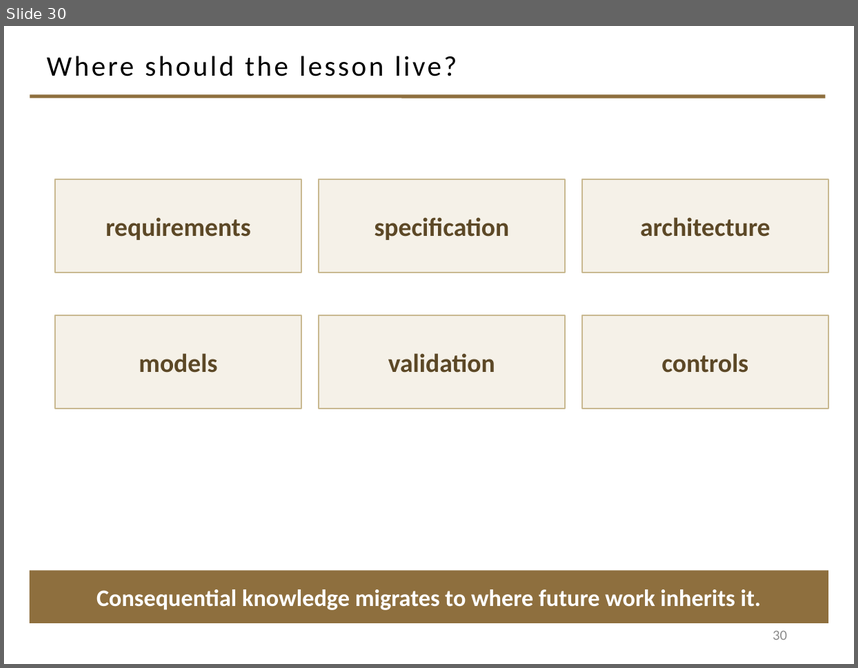
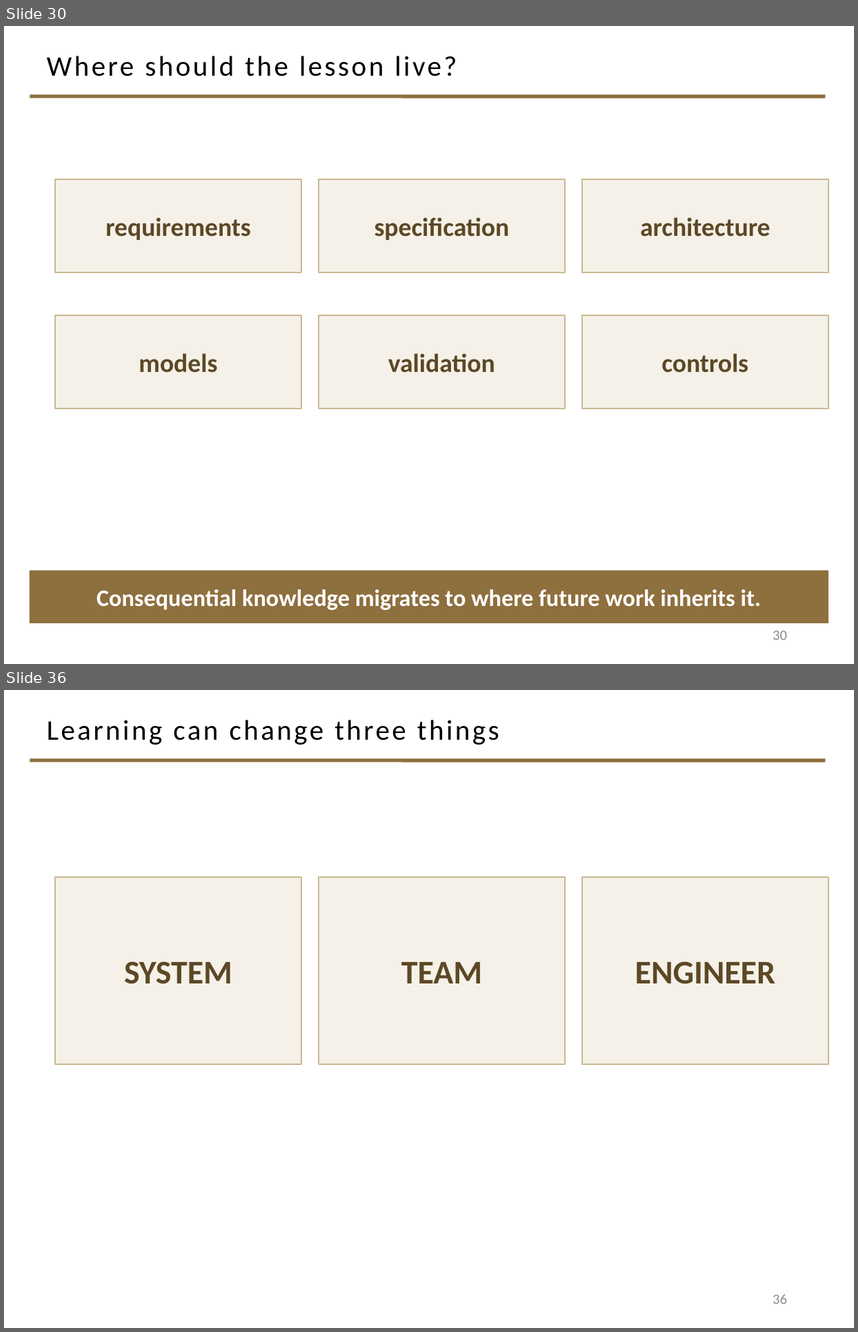
Before and after one commit to davisjam/model-based-agentic-software-engineering, a slide deck: course/lectures/act-2-delegation-and-control/04-failure-aware-engineering/2-4-Failure-Aware-Engineering.pptx. Shown one above the other, each under a label of ours: slide 30 before the commit, slides 30 and 36 after it; the slides between them are not shown. The pictures are 858x668 and 858x1332 pixels, drawn with LibreOffice and Linux fonts; fonts in the diff are those of the drawing; background and template pictures are left out. Boxes give left, top, right and bottom in pixels: in the first picture for what was removed or moved away, otherwise in the second. Text is boxed around its words. In the diff, an @@ line names an element or a change of style, - is before the commit and + after.

Commit message:
deck 2-4: movement 4 — governance conversion climax + modeling-loop closing figure (slides 31-38)

```diff
--- a/course/lectures/act-2-delegation-and-control/04-failure-aware-engineering/2-4-Failure-Aware-Engineering.pptx
+++ b/course/lectures/act-2-delegation-and-control/04-failure-aware-engineering/2-4-Failure-Aware-Engineering.pptx
@@ slide 36 added at (4, 690, 854, 1328), background #FFFFFF; not listed: 1 template element that a slide beside it also shows @@
@@ title added at (47, 720, 499, 745), 24 pt, text #000000 @@
+Learning can change three things
@@ rectangle added at (55, 877, 301, 1064), fill #F5F1E8, outline #C9B991 1 pt, 28 pt, text #5C4826, bold @@
+SYSTEM
@@ rectangle added at (319, 877, 565, 1064), fill #F5F1E8, outline #C9B991 1 pt, 28 pt, text #5C4826, bold @@
+TEAM
@@ rectangle added at (582, 877, 829, 1064), fill #F5F1E8, outline #C9B991 1 pt, 28 pt, text #5C4826, bold @@
+ENGINEER
@@ page number added at (773, 1294, 787, 1303), 12 pt, text #8C8C8C @@
+36
```
Also in this commit, not shown: 7 other slides added.
